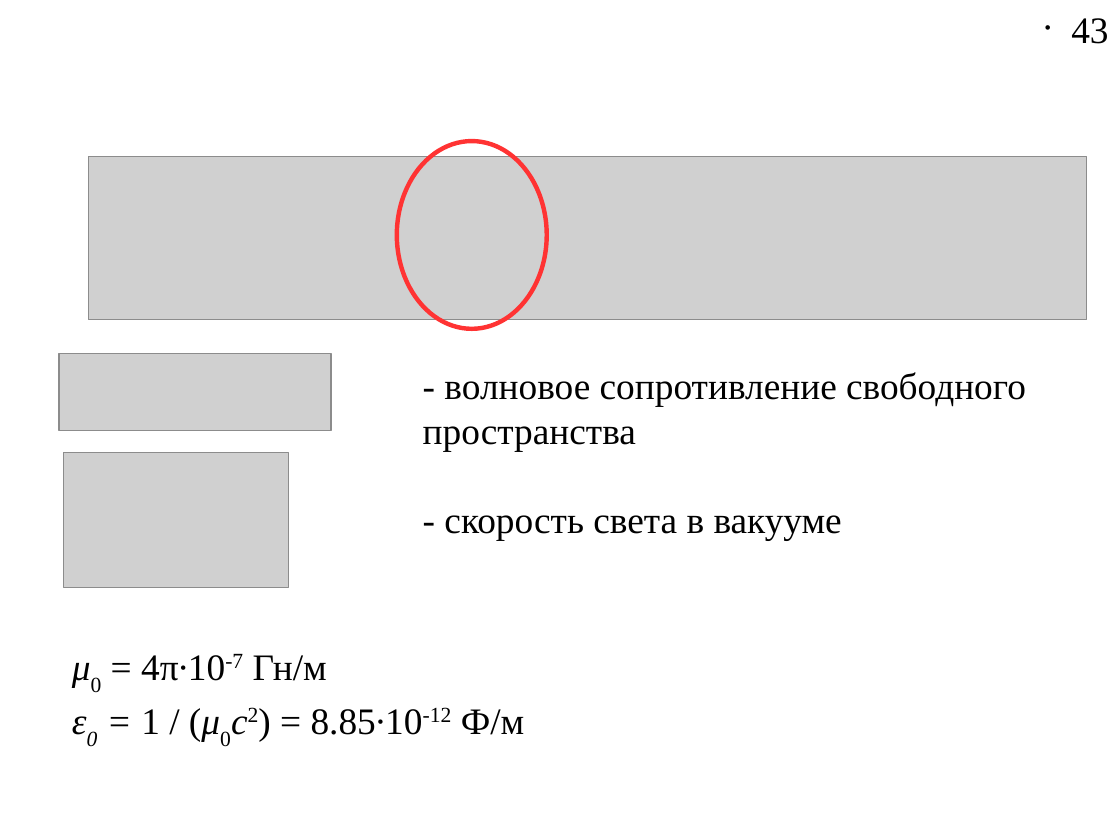
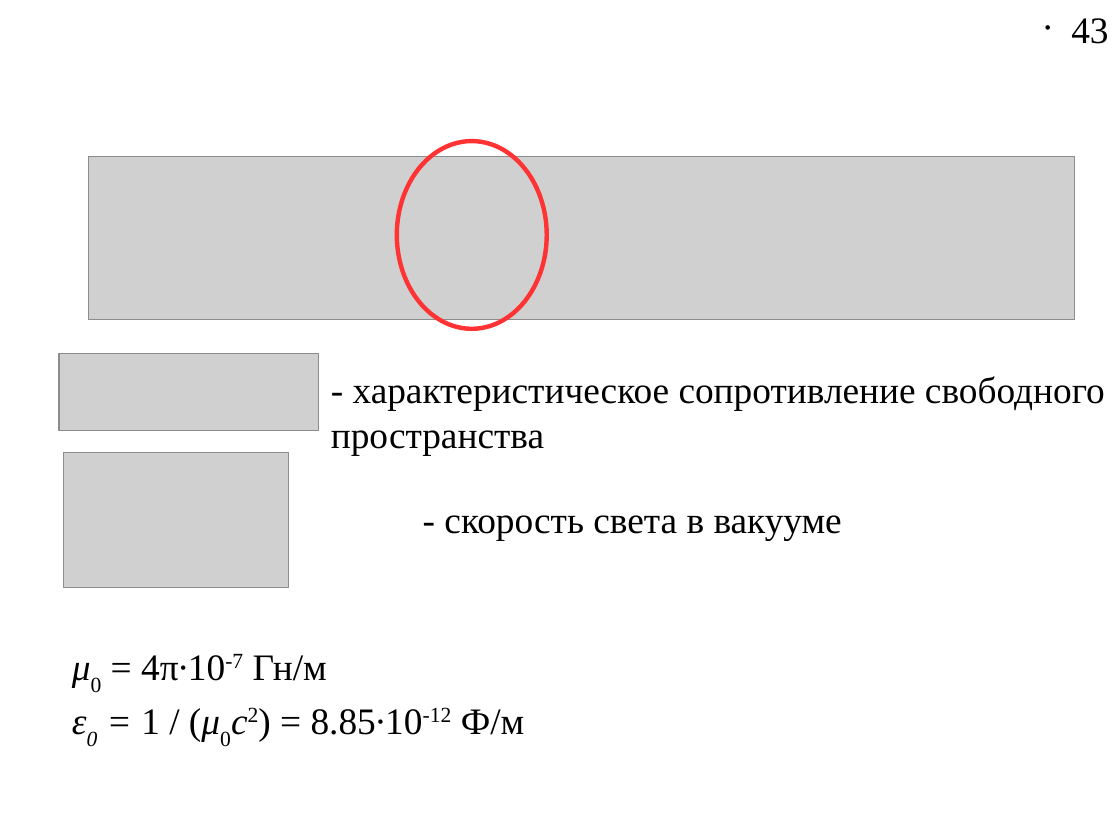
Before and after one commit to Jenyay/modelling, a slide deck: slide 43 of presentations/04. FDTD-1D.odp. Drawn at 1120x840 pixels with LibreOffice and Linux fonts; fonts in the diff are those of the drawing; grey boxes stand for pictures. Boxes give left, top, right and bottom in pixels: in the first picture for what was removed or moved away, otherwise in the second. Text is boxed around its words. In the diff, an @@ line names an element or a change of style, - is before the commit and + after.

```diff
--- a/presentations/04. FDTD-1D.odp
+++ b/presentations/04. FDTD-1D.odp
@@ picture: place and size @@
-picture at (88, 156, 1088, 319)
+picture at (88, 156, 1074, 319)
@@ picture: place and size @@
-picture at (59, 354, 332, 431)
+picture at (59, 354, 318, 431)
@@ text "- характеристическое сопротивление свободного": place and size @@
-text "- характеристическое сопротивление свободного" at (423, 372, 1026, 451)
+text "- характеристическое сопротивление свободного" at (331, 376, 1105, 455)
@@ text at (353, 376, 1105, 410): text changed @@
-- волновое сопротивление свободного
+- характеристическое сопротивление свободного
```
Also in this commit, not shown: 2 other slides changed, 5 other files.
